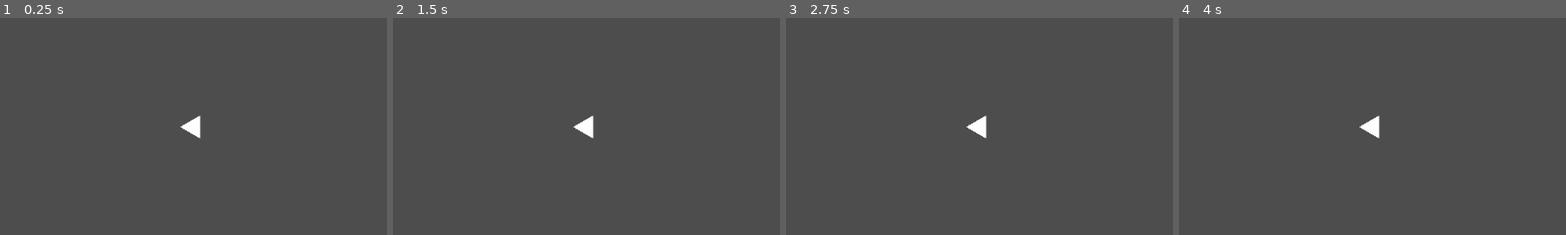
Above: before the commit, frames 1-4 (left to right).
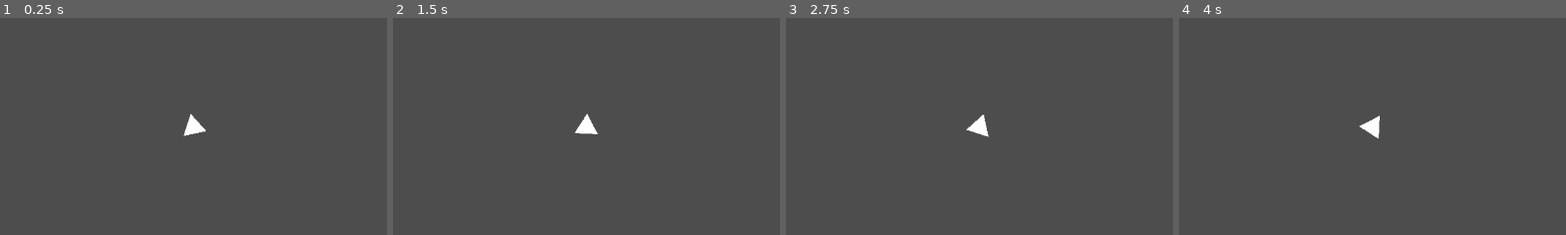
Above: after the commit, the same moments.

Repository: gluemagazine/square-tower-defence
Game: Godot game, scene res://enemies/Enemy Template.tscn
The game is run twice, just before and just after one commit, with the same random seed, the same clock (stepped at 60 frames per second) and the same inputs. The project has no main scene, so this scene is started directly.
Inputs:
- Up to frame 1 (0.25 s): no input
- Up to frame 2 (1.5 s): no input
- Up to frame 3 (2.75 s): no input
- Up to frame 4 (4 s): no input
The pictures show only the part of the screen within x 25-75%, y 25-75%; the shares and areas given below are measured in that part.

The runs differ from the first frame. In frame 1, 0.2% of the frame differs, in the area x 46-54%, y 44-56%; in frame 2, 0.2%; in frame 3, 0.1%; in frame 4, less than 0.1%.

Commit message:
started to build tilemap to start navigation

Diff:
--- /dev/null
+++ b/square-tower-defence/components/attack.gd
@@ -0,0 +1,6 @@
+extends Resource
+class_name Attack
+
+@export var damage : int = 5
+@export var knockback : float = 10
+@export var armor_pierce : int = 0
--- /dev/null
+++ b/square-tower-defence/components/health_component.gd
@@ -0,0 +1,36 @@
+extends Node
+class_name HealthComponent
+
+signal death
+
+@export var health : int = 100
+@export var max_health : int = 100
+
+func set_health(value,limited = true):
+	if limited:
+		health = value
+		check()
+	else:
+		health = value
+
+func heal(quantity):
+	health += quantity
+	check()
+
+func damage(attack: Attack):
+	health -= attack.damage
+	check()
+
+func check():
+	if health <= 0:
+		die()
+	else:
+		cap_health()
+
+func die():
+	health = 0
+	death.emit()
+
+func cap_health():
+	if health >= max_health:
+		health = max_health
--- /dev/null
+++ b/square-tower-defence/components/hitbox.gd
@@ -0,0 +1,16 @@
+extends Area2D
+class_name HitboxComponent
+
+@export var health_component : HealthComponent
+
+func _ready() -> void:
+	set_collision_layer_value(2,true)
+	set_collision_mask_value(2,true)
+	set_collision_layer_value(1,false)
+	set_collision_mask_value(1,false)
+
+func damage(attack : Attack):
+	if health_component:
+		health_component.damage(attack)
+	else:
+		return false
--- a/square-tower-defence/enemies/Enemy Template.tscn
+++ b/square-tower-defence/enemies/Enemy Template.tscn
@@ -1,15 +1,20 @@
-[gd_scene load_steps=9 format=3 uid="uid://biekub6ra6v5j"]
+[gd_scene load_steps=14 format=3 uid="uid://biekub6ra6v5j"]
 
 [ext_resource type="Script" uid="uid://b3r861w4pxcm8" path="res://enemies/enemy_template.gd" id="1_sjt85"]
 [ext_resource type="Shader" uid="uid://chudojcwfpmos" path="res://resources/shaders/cool shader.gdshader" id="2_mafug"]
 [ext_resource type="Script" uid="uid://n1c5q3ar4ftf" path="res://resources/enemies/enemy_resource.gd" id="3_icmaq"]
-[ext_resource type="AnimationLibrary" uid="uid://ioawa3flx4j1" path="res://resources/enemies/animations/libraries/Basic Enemy.res" id="4_icmaq"]
+[ext_resource type="Script" uid="uid://l2w56u85nvr0" path="res://components/hitbox.gd" id="4_54dnp"]
+[ext_resource type="Script" uid="uid://3m7pl4h61a5r" path="res://components/health_component.gd" id="5_tmlbt"]
 
 [sub_resource type="Resource" id="Resource_54dnp"]
 script = ExtResource("3_icmaq")
 sides = 3
 color = Color(1, 1, 1, 1)
-animations = ExtResource("4_icmaq")
+animations = {
+&"attack": "attack",
+&"hurt": "hurt",
+&"walk": "walk"
+}
 health = 10
 damage = 10
 speed = 100
@@ -42,11 +47,52 @@
 [sub_resource type="StyleBoxFlat" id="StyleBoxFlat_tmlbt"]
 bg_color = Color(1, 1, 1, 1)
 
-[node name="EnemyTemplate" type="CharacterBody2D" node_paths=PackedStringArray("panel", "animation")]
+[sub_resource type="Animation" id="Animation_mafug"]
+resource_name = "walk"
+length = 2.0
+loop_mode = 1
+tracks/0/type = "value"
+tracks/0/imported = false
+tracks/0/enabled = true
+tracks/0/path = NodePath("Panel:material:shader_parameter/rotation_angle")
+tracks/0/interp = 1
+tracks/0/loop_wrap = true
+tracks/0/keys = {
+"times": PackedFloat32Array(0, 2),
+"transitions": PackedFloat32Array(1, 1),
+"update": 0,
+"values": [0.0, 360.0]
+}
+
+[sub_resource type="Animation" id="Animation_icmaq"]
+length = 0.001
+tracks/0/type = "value"
+tracks/0/imported = false
+tracks/0/enabled = true
+tracks/0/path = NodePath("Panel:material:shader_parameter/rotation_angle")
+tracks/0/interp = 1
+tracks/0/loop_wrap = true
+tracks/0/keys = {
+"times": PackedFloat32Array(0),
+"transitions": PackedFloat32Array(1),
+"update": 0,
+"values": [0.0]
+}
+
+[sub_resource type="AnimationLibrary" id="AnimationLibrary_54dnp"]
+_data = {
+&"RESET": SubResource("Animation_icmaq"),
+&"walk": SubResource("Animation_mafug")
+}
+
+[sub_resource type="RectangleShape2D" id="RectangleShape2D_rh075"]
+
+[node name="EnemyTemplate" type="CharacterBody2D" node_paths=PackedStringArray("panel", "animation", "health")]
 script = ExtResource("1_sjt85")
 stats = SubResource("Resource_54dnp")
 panel = NodePath("Panel")
 animation = NodePath("AnimationPlayer")
+health = NodePath("HealthComponent")
 
 [node name="CollisionShape2D" type="CollisionShape2D" parent="."]
 shape = SubResource("RectangleShape2D_icmaq")
@@ -61,8 +107,19 @@
 
 [node name="AnimationPlayer" type="AnimationPlayer" parent="."]
 libraries = {
-&"Basic Enemy": ExtResource("4_icmaq")
+&"": SubResource("AnimationLibrary_54dnp")
 }
 
 [node name="Camera2D" type="Camera2D" parent="."]
 zoom = Vector2(2, 2)
+
+[node name="HitboxComponent" type="Area2D" parent="."]
+script = ExtResource("4_54dnp")
+metadata/_custom_type_script = "uid://l2w56u85nvr0"
+
+[node name="CollisionShape2D" type="CollisionShape2D" parent="HitboxComponent"]
+shape = SubResource("RectangleShape2D_rh075")
+
+[node name="HealthComponent" type="Node" parent="."]
+script = ExtResource("5_tmlbt")
+metadata/_custom_type_script = "uid://3m7pl4h61a5r"
--- a/square-tower-defence/enemies/enemy_template.gd
+++ b/square-tower-defence/enemies/enemy_template.gd
@@ -2,9 +2,17 @@
 @export var stats : EnemyResource
 @export var panel : Panel
 @export var animation : AnimationPlayer
+@export var health : HealthComponent
 var shader : Shader = preload("uid://chudojcwfpmos").duplicate()
-
+var speed
 
 func _ready() -> void:
+	speed = stats.speed
+
+	health.max_health = stats.health
+	health.health = stats.health
+
 	panel.material = panel.material.duplicate(true)
 	panel.material.set_shader_parameter("edges",stats.sides)
+
+	animation.play(stats.animations["walk"])
--- a/square-tower-defence/project.godot
+++ b/square-tower-defence/project.godot
@@ -20,3 +20,7 @@
 "res://resources/enemies/animations/": "gray",
 "res://resources/enemies/materials/": "gray"
 }
+
+[layer_names]
+
+2d_physics/layer_2="attacks"
--- a/square-tower-defence/resources/enemies/enemy_resource.gd
+++ b/square-tower-defence/resources/enemies/enemy_resource.gd
@@ -4,7 +4,11 @@
 @export_range(3,20,1) var sides : int = 3
 @export var color : Color = Color.WHITE
 
-@export var animations : AnimationLibrary
+@export var animations : Dictionary = {
+	"walk" = "walk",
+	"attack" = "attack",
+	"hurt" = "hurt"
+}
 
 @export var health : int = 10
 @export var damage : int = 10
--- /dev/null
+++ b/square-tower-defence/resources/tilemaps/tile.tscn
@@ -0,0 +1,15 @@
+[gd_scene load_steps=2 format=3 uid="uid://dxdg6x15vicwl"]
+
+[sub_resource type="StyleBoxFlat" id="StyleBoxFlat_tloti"]
+bg_color = Color(1, 1, 1, 1)
+
+[node name="Tile" type="Panel"]
+custom_minimum_size = Vector2(16, 16)
+anchors_preset = -1
+anchor_right = 0.013
+anchor_bottom = 0.023
+offset_left = -8.0
+offset_top = -8.0
+offset_right = -6.976
+offset_bottom = -6.904
+theme_override_styles/panel = SubResource("StyleBoxFlat_tloti")
--- /dev/null
+++ b/square-tower-defence/resources/tilemaps/tower.tscn
@@ -0,0 +1,15 @@
+[gd_scene load_steps=2 format=3 uid="uid://bubnfek1p03v2"]
+
+[sub_resource type="StyleBoxFlat" id="StyleBoxFlat_le77g"]
+bg_color = Color(9.62615e-07, 0.911168, 0.16408, 1)
+
+[node name="Tower" type="Panel"]
+custom_minimum_size = Vector2(16, 16)
+anchors_preset = -1
+anchor_right = 0.013
+anchor_bottom = 0.023
+offset_left = -8.0
+offset_top = -8.0
+offset_right = -6.976
+offset_bottom = -6.904
+theme_override_styles/panel = SubResource("StyleBoxFlat_le77g")
--- /dev/null
+++ b/square-tower-defence/resources/tilemaps/wall.tscn
@@ -0,0 +1,15 @@
+[gd_scene load_steps=2 format=3 uid="uid://dsddjfcx5lsfv"]
+
+[sub_resource type="StyleBoxFlat" id="StyleBoxFlat_444wr"]
+bg_color = Color(0, 0, 0, 1)
+
+[node name="Wall" type="Panel"]
+custom_minimum_size = Vector2(16, 16)
+anchors_preset = -1
+anchor_right = 0.013
+anchor_bottom = 0.023
+offset_left = -8.0
+offset_top = -8.0
+offset_right = -6.976
+offset_bottom = -6.904
+theme_override_styles/panel = SubResource("StyleBoxFlat_444wr")
--- /dev/null
+++ b/square-tower-defence/scenes/map_template.tscn
@@ -0,0 +1,20 @@
+[gd_scene load_steps=6 format=3 uid="uid://kl6qgmxpv6il"]
+
+[ext_resource type="PackedScene" uid="uid://dxdg6x15vicwl" path="res://resources/tilemaps/tile.tscn" id="1_y45xn"]
+[ext_resource type="PackedScene" uid="uid://bubnfek1p03v2" path="res://resources/tilemaps/tower.tscn" id="2_f5a3m"]
+[ext_resource type="PackedScene" uid="uid://dsddjfcx5lsfv" path="res://resources/tilemaps/wall.tscn" id="3_vvwyf"]
+
+[sub_resource type="TileSetScenesCollectionSource" id="TileSetScenesCollectionSource_xww52"]
+scenes/1/scene = ExtResource("1_y45xn")
+scenes/2/scene = ExtResource("2_f5a3m")
+scenes/3/scene = ExtResource("3_vvwyf")
+
+[sub_resource type="TileSet" id="TileSet_y45xn"]
+navigation_layer_0/layers = 1
+sources/0 = SubResource("TileSetScenesCollectionSource_xww52")
+
+[node name="Map Template" type="Node2D"]
+
+[node name="TileMapLayer" type="TileMapLayer" parent="."]
+tile_map_data = PackedByteArray(0, 0, 0, 0, 0, 0, 0, 0, 0, 0, 0, 0, 1, 0)
+tile_set = SubResource("TileSet_y45xn")
Not shown, added: square-tower-defence/components/attack.gd.uid
Not shown, added: square-tower-defence/components/health_component.gd.uid
Not shown, added: square-tower-defence/components/hitbox.gd.uid
